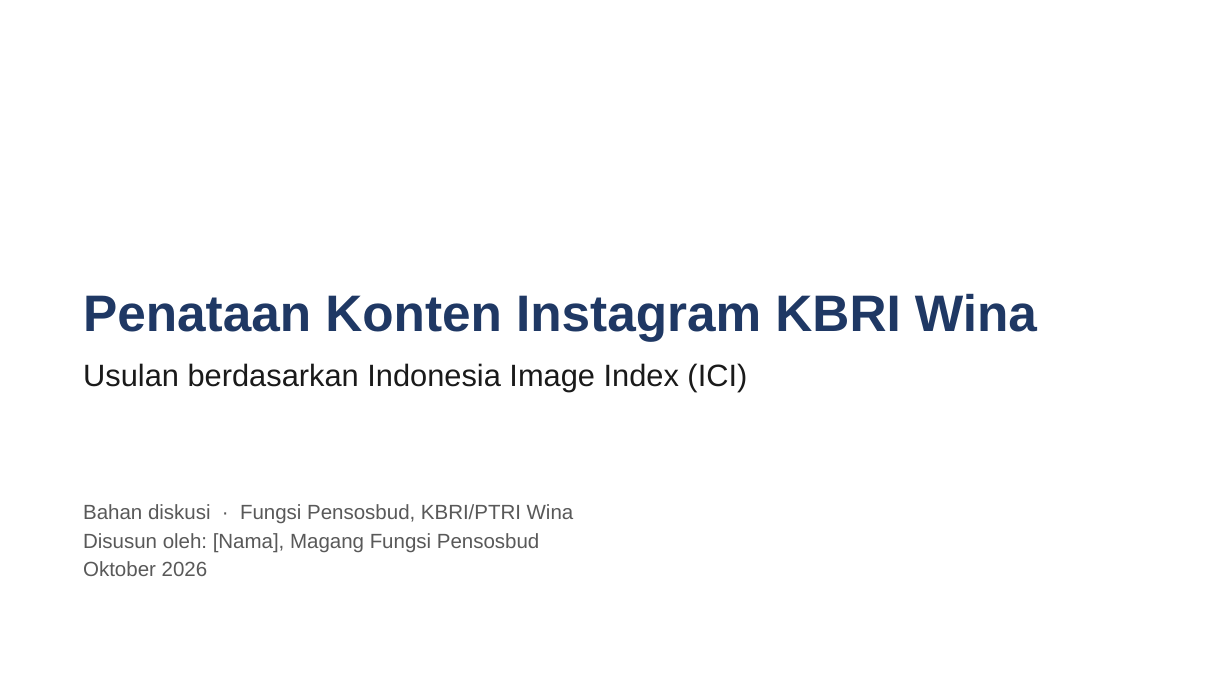
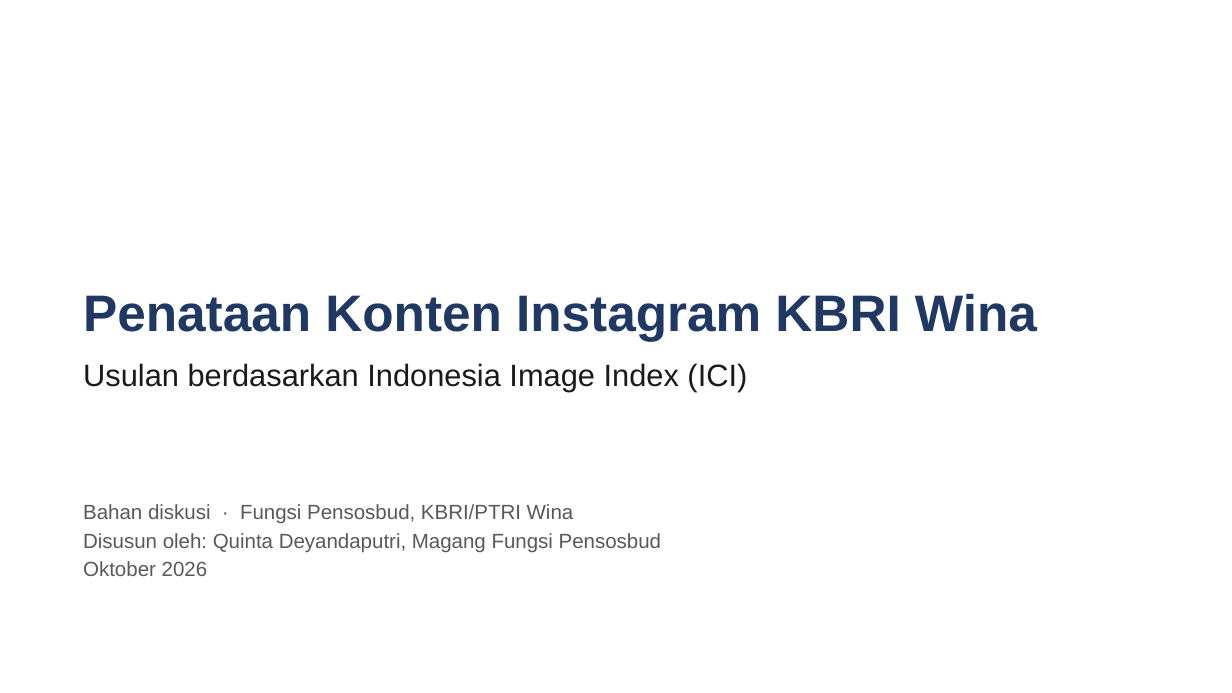
Before and after one commit to quintareva09/quintadeyandaputri, a slide deck: slide 1 of ici_analysis/KBRI_Wina_Penataan_Konten_Instagram.pptx. Drawn at 1232x693 pixels with LibreOffice and Linux fonts; fonts in the diff are those of the drawing. Boxes give left, top, right and bottom in pixels: in the first picture for what was removed or moved away, otherwise in the second. Text is boxed around its words. In the diff, an @@ line names an element or a change of style, - is before the commit and + after.

```diff
--- a/ici_analysis/KBRI_Wina_Penataan_Konten_Instagram.pptx
+++ b/ici_analysis/KBRI_Wina_Penataan_Konten_Instagram.pptx
@@ text at [83, 533, 661, 553]: text changed @@
-Disusun oleh: [Nama], Magang Fungsi Pensosbud
+Disusun oleh: Quinta Deyandaputri, Magang Fungsi Pensosbud
```
Also in this commit, not shown: 1 other file.
